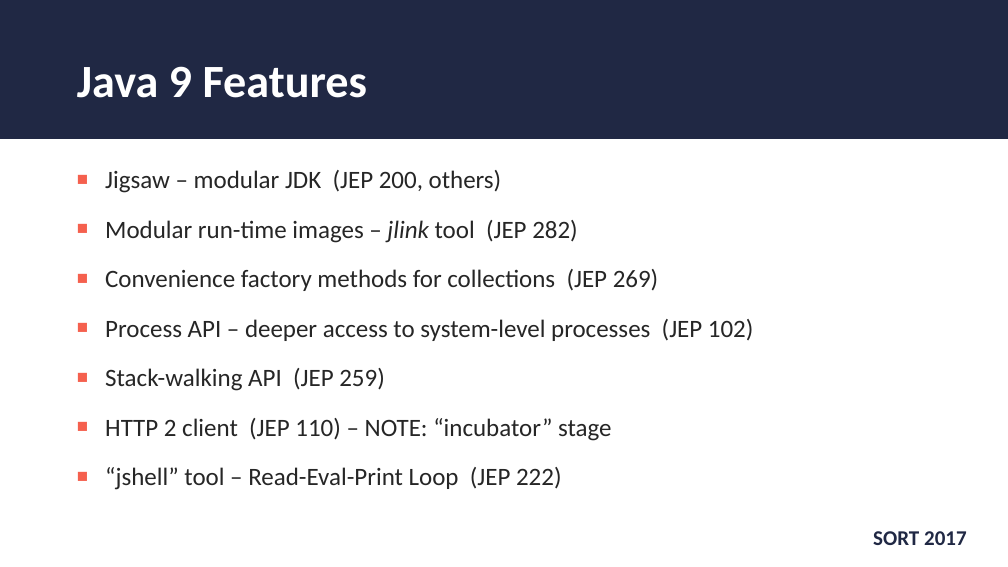
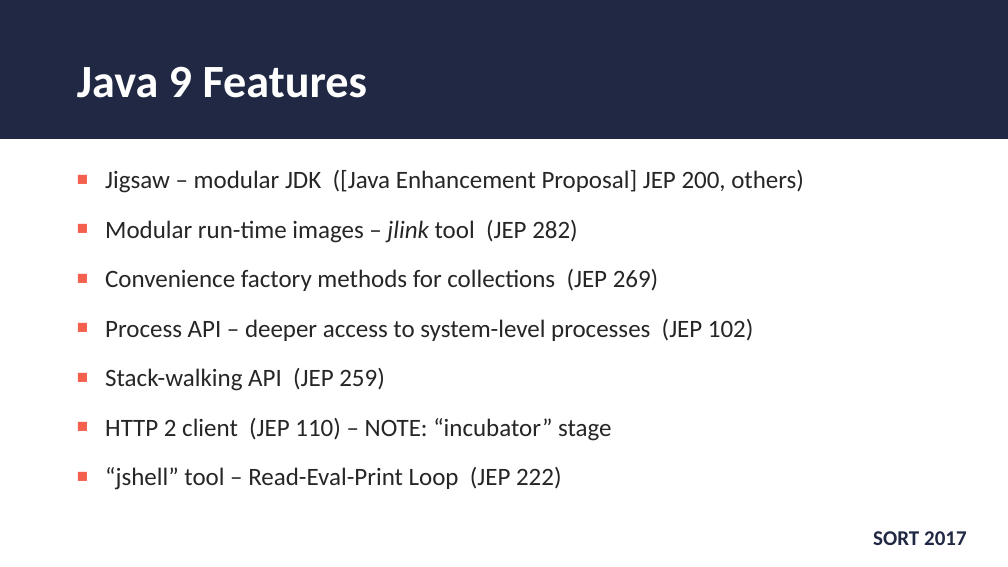
Before and after one commit to wjohnson000/java9-sort, a slide deck: slide 3 of sort-2017-java9.pptx. Drawn at 1008x567 pixels with LibreOffice and Linux fonts; fonts in the diff are those of the drawing; background and template pictures are left out. Boxes give left, top, right and bottom in pixels: in the first picture for what was removed or moved away, otherwise in the second. Text is boxed around its words. In the diff, an @@ line names an element or a change of style, - is before the commit and + after.

```diff
--- a/sort-2017-java9.pptx
+++ b/sort-2017-java9.pptx
@@ text at (105, 170, 804, 193): text changed @@
-■ Jigsaw – modular JDK (JEP 200, others)
+■ Jigsaw – modular JDK ([Java Enhancement Proposal] JEP 200, others)
```
Also in this commit, not shown: 4 other slides changed, 2 other files.
